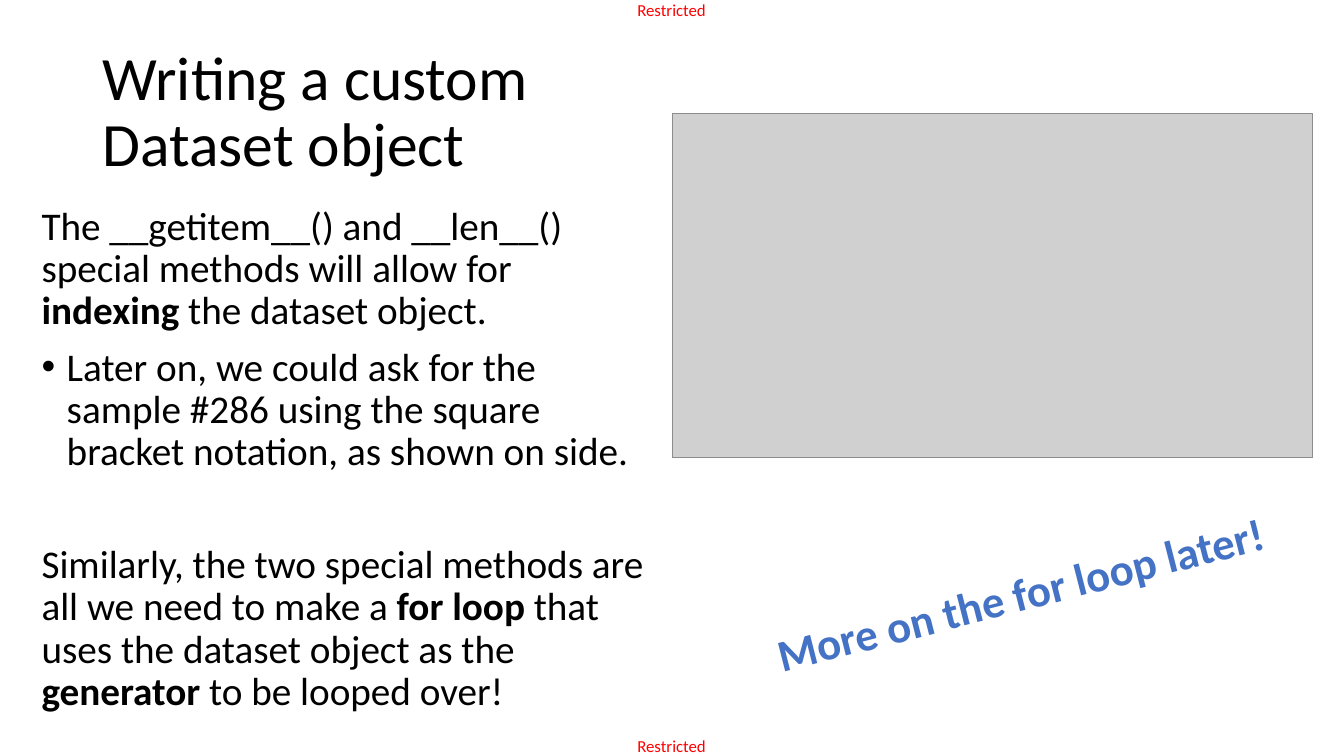
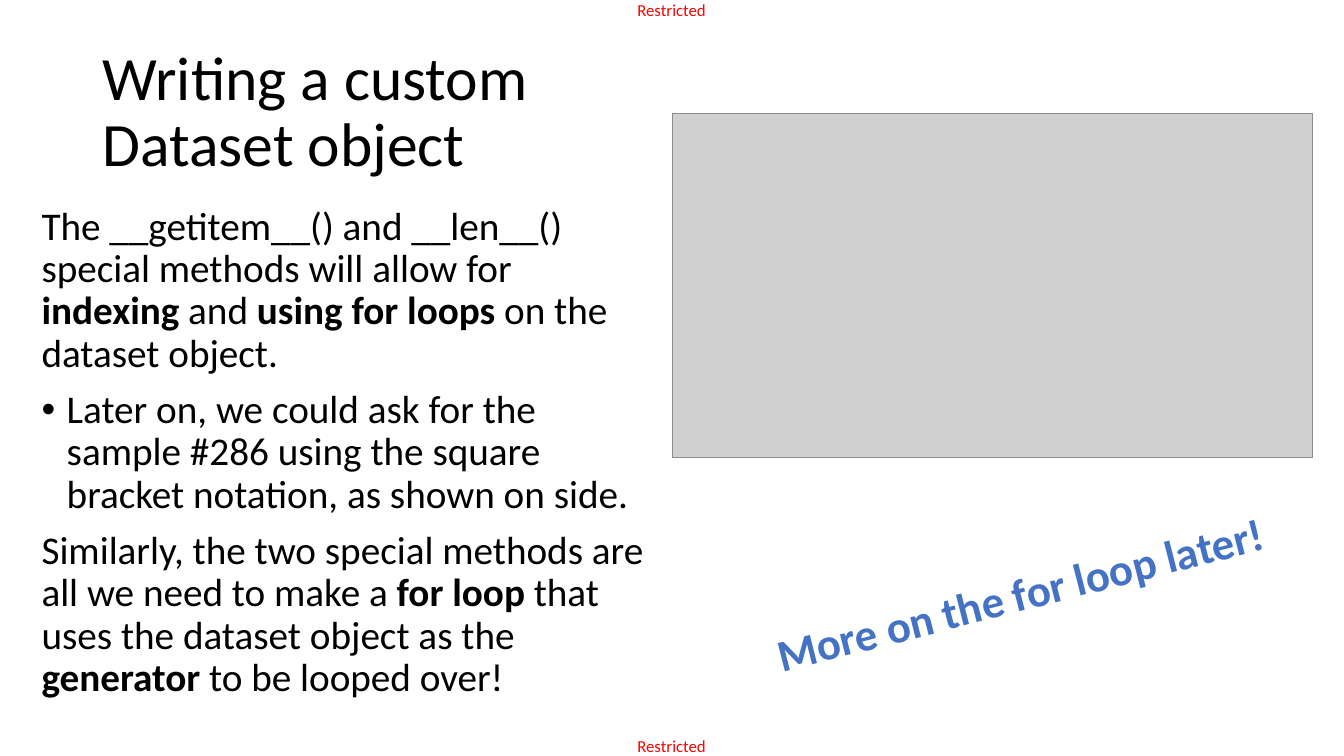
Before and after one commit to matthieudemari/SUTD_DL_50_039, a slide deck: slide 16 of W3/3. W3S3 final/W3S3.pptx. Drawn at 1344x756 pixels with LibreOffice and Linux fonts; fonts in the diff are those of the drawing; grey boxes stand for pictures. Boxes give left, top, right and bottom in pixels: in the first picture for what was removed or moved away, otherwise in the second. Text is boxed around its words. In the diff, an @@ line names an element or a change of style, - is before the commit and + after.

```diff
--- a/W3/3. W3S3 final/W3S3.pptx
+++ b/W3/3. W3S3 final/W3S3.pptx
@@ text at bbox=[42, 211, 562, 374]: text changed @@
-The __getitem__() and __len__() special methods will allow for indexing the dataset object.
+The __getitem__() and __len__() special methods will allow for indexing and using for loops on the dataset object.
```
Also in this commit, not shown: 7 other slides changed, 13 other files.
